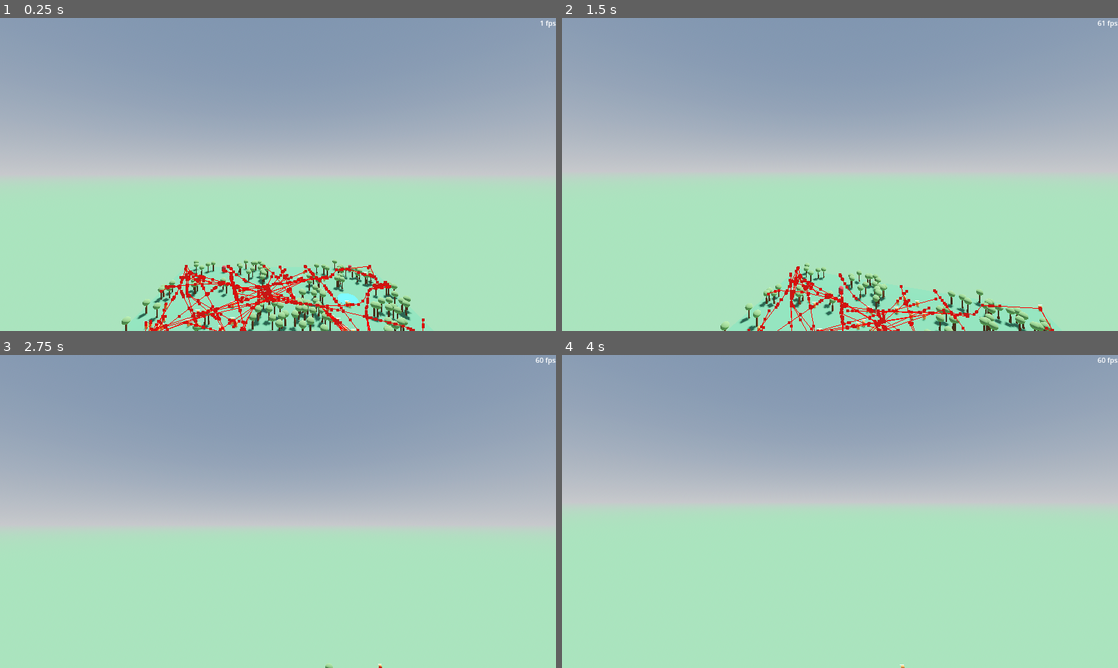
Above: before the commit, frames 1-4 (two rows, left to right).
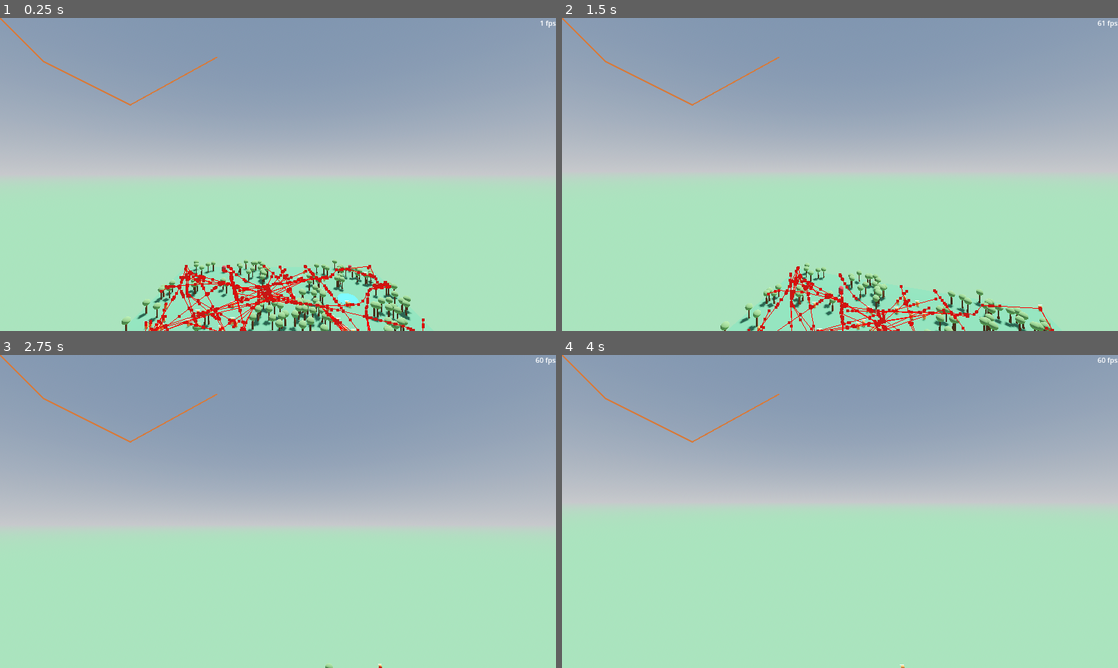
Above: after the commit, the same moments.

Repository: LyciaStenson/EcosystemSimulation
Game: Godot game, scene res://Scenes/Main.tscn
The game is run twice, just before and just after one commit, with the same random seed, the same clock (stepped at 60 frames per second) and the same inputs.
Inputs (mouse positions are in pixels of both pictures, inside the frame that each line leads up to):
- Up to frame 1 (0.25 s): no input
- Up to frame 2 (1.5 s): move the mouse to (867, 174) at 0.52 s; hold W (MoveForward) from 0.53 s (still down); move the mouse to (812, 174) at 1.27 s
- Up to frame 3 (2.75 s): keep holding W (MoveForward); move the mouse to (289, 505) at 2.02 s
- Up to frame 4 (4 s): keep holding W (MoveForward); move the mouse to (834, 517) at 2.77 s; move the mouse to (878, 514) at 3.52 s

The runs differ from the first frame. In frame 1, 0.2% of the frame differs, in the area x 0-40%, y 0-28%; in frame 2, 0.2%; in frame 3, 0.2%; in frame 4, 0.2%.

Commit message:
Working on line graph

Diff:
--- a/Scenes/Main.tscn
+++ b/Scenes/Main.tscn
@@ -1,9 +1,10 @@
-[gd_scene load_steps=10 format=3 uid="uid://bvfg107sfp4xx"]
+[gd_scene load_steps=11 format=3 uid="uid://bvfg107sfp4xx"]
 
 [ext_resource type="PackedScene" uid="uid://g7l7d0cxn440" path="res://Scenes/EcosystemManager.tscn" id="1_rktck"]
 [ext_resource type="PackedScene" uid="uid://dfftdtmflevi1" path="res://Scenes/Water.tscn" id="2_4r1ub"]
 [ext_resource type="Script" path="res://Scripts/FPSLabel.gd" id="3_ckufk"]
 [ext_resource type="PackedScene" uid="uid://1n6rp3pfmw1q" path="res://Scenes/Player.tscn" id="3_livb2"]
+[ext_resource type="Script" path="res://Scripts/LineGraph.gd" id="5_e52yq"]
 
 [sub_resource type="StandardMaterial3D" id="StandardMaterial3D_k24k5"]
 albedo_color = Color(0.295848, 0.511305, 0.359491, 1)
@@ -28,12 +29,13 @@
 
 [node name="Main" type="Node3D" groups=["Predator"]]
 
-[node name="EcosystemManager" parent="." instance=ExtResource("1_rktck")]
+[node name="EcosystemManager" parent="." node_paths=PackedStringArray("predatorLine") instance=ExtResource("1_rktck")]
 predator_num = 10
 prey_num = 100
 water_num = 5
 tree_num = 250
 noise_threshold = 0.1
+predatorLine = NodePath("../GUI/PredatorLine")
 water_scene = ExtResource("2_4r1ub")
 
 [node name="Ground" type="Node3D" parent="EcosystemManager"]
@@ -72,3 +74,8 @@
 text = "fps"
 horizontal_alignment = 2
 script = ExtResource("3_ckufk")
+
+[node name="PredatorLine" type="Line2D" parent="GUI"]
+width = 3.0
+default_color = Color(0.835294, 0.482353, 0.243137, 1)
+script = ExtResource("5_e52yq")
--- a/Scripts/EcosystemManager.gd
+++ b/Scripts/EcosystemManager.gd
@@ -6,6 +6,8 @@
 @export var tree_num : int
 
 @export var noise_threshold : float
+
+@export var predatorLine : LineGraph
 
 @export var predator_scene : PackedScene
 @export var prey_scene : PackedScene
@@ -29,6 +31,10 @@
 	generate_water()
 	generate_trees()
 	generate_nav()
+
+func _process(_delta):
+	var points : Array[Vector2] = [Vector2(0.0, 0.0), Vector2(100.0, 100.0), Vector2(300.0, 200.0), Vector2(500.0, 90.0)]
+	predatorLine.points = points
 
 func generate_nav():
 	var source_geometry_data : NavigationMeshSourceGeometryData3D = NavigationMeshSourceGeometryData3D.new()
--- /dev/null
+++ b/Scripts/LineGraph.gd
@@ -0,0 +1,2 @@
+extends Line2D
+class_name LineGraph
